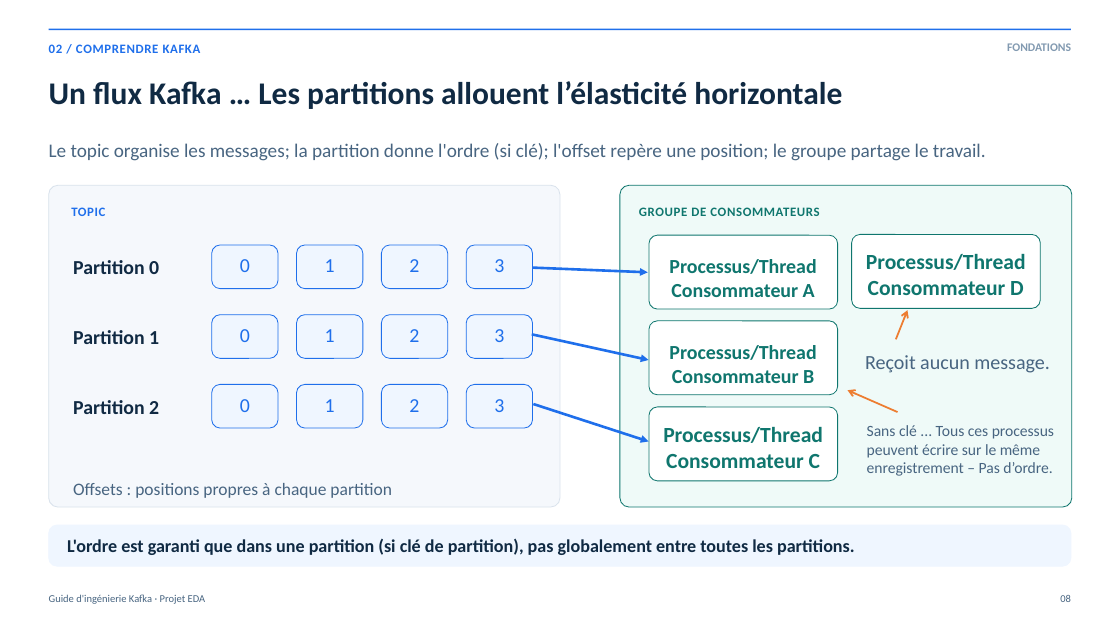
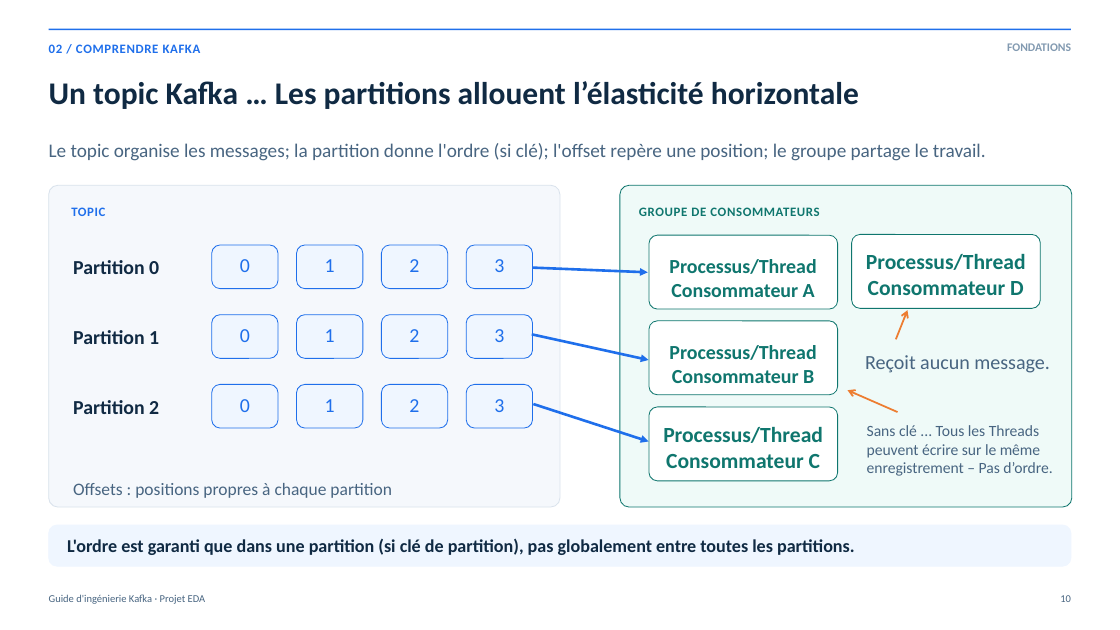
Before and after one commit to rdemers/org-rd-fullstack-springboot-eda, a slide deck: slide 10 of doc/presentation/org-rd-fullstack-springboot-eda-fr.pptx. Drawn at 1120x630 pixels with LibreOffice and Linux fonts; fonts in the diff are those of the drawing. Boxes give left, top, right and bottom in pixels: in the first picture for what was removed or moved away, otherwise in the second. Text is boxed around its words. In the diff, an @@ line names an element or a change of style, - is before the commit and + after.

```diff
--- a/doc/presentation/org-rd-fullstack-springboot-eda-fr.pptx
+++ b/doc/presentation/org-rd-fullstack-springboot-eda-fr.pptx
@@ text at <box>49,81,859,109</box>: text changed @@
-Un flux Kafka … Les partitions allouent l’élasticité horizontale
+Un topic Kafka … Les partitions allouent l’élasticité horizontale
@@ text at <box>867,425,1052,476</box>: text changed @@
-Sans clé ... Tous ces processus peuvent écrire sur le même enregistrement – Pas d’ordre.
+Sans clé ... Tous les Threads peuvent écrire sur le même enregistrement – Pas d’ordre.
@@ text at <box>1060,595,1071,602</box>: text changed @@
-08
+10
```
Also in this commit, not shown: 35 other slides changed, 1 slide added, 3 slides removed, 7 other files.
